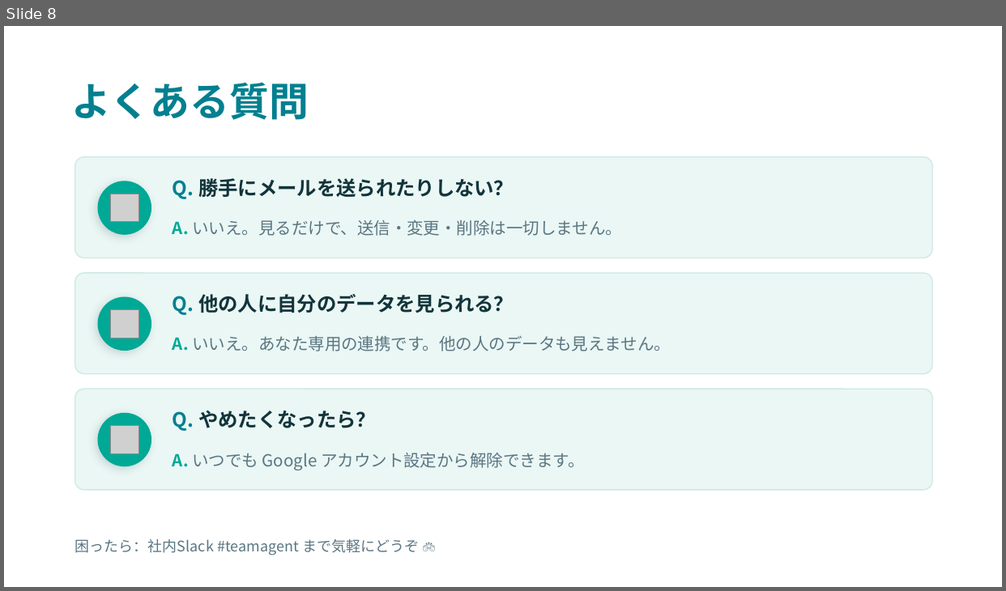
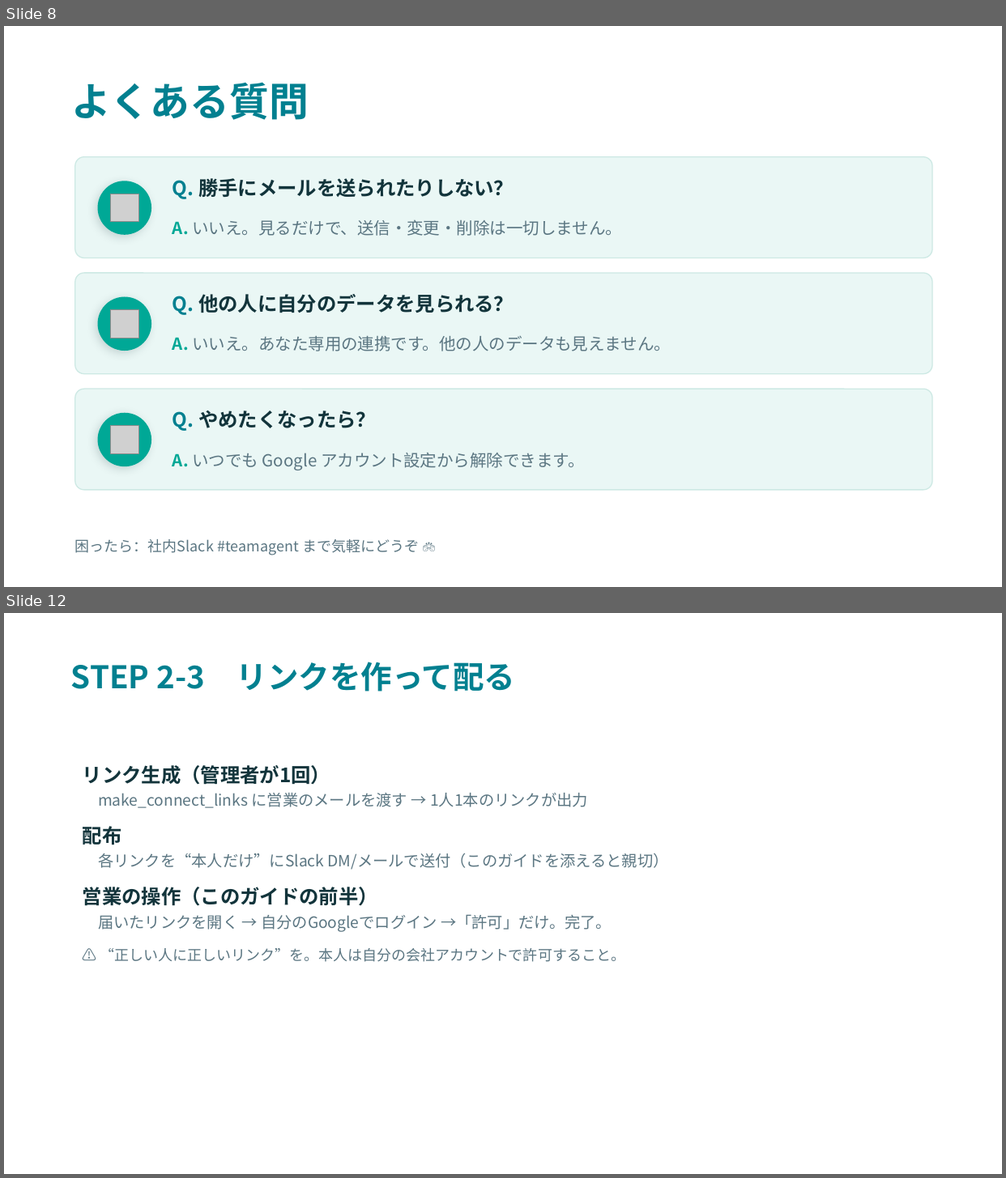
Before and after one commit to noirelumiere00/TeamAgent, a slide deck: docs/poc/salesperson_connect_guide.pptx. Shown one above the other, each under a label of ours: slide 8 before the commit, slides 8 and 12 after it; the slides between them are not shown. The pictures are 1006x591 and 1006x1178 pixels, drawn with LibreOffice and Linux fonts; fonts in the diff are those of the drawing; grey boxes stand for pictures. Boxes give left, top, right and bottom in pixels: in the first picture for what was removed or moved away, otherwise in the second. Text is boxed around its words. In the diff, an @@ line names an element or a change of style, - is before the commit and + after.

```diff
--- a/docs/poc/salesperson_connect_guide.pptx
+++ b/docs/poc/salesperson_connect_guide.pptx
@@ slide 12 added at bbox=[4, 613, 1002, 1174], background #FFFFFF @@
@@ text added at bbox=[71, 662, 516, 692], 30 pt, text #028090, bold @@
+STEP 2-3 リンクを作って配る
@@ text added at bbox=[83, 765, 669, 962], 15 pt, text #5B7682 @@
+リンク生成（管理者が1回）
+make_connect_links に営業のメールを渡す → 1人1本のリンクが出力
+配布
+各リンクを“本人だけ”にSlack DM/メールで送付（このガイドを添えると親切）
+営業の操作（このガイドの前半）
+届いたリンクを開く → 自分のGoogleでログイン →「許可」だけ。完了。
+⚠️ “正しい人に正しいリンク”を。本人は自分の会社アカウントで許可すること。
```
Also in this commit, not shown: 4 other slides added.
